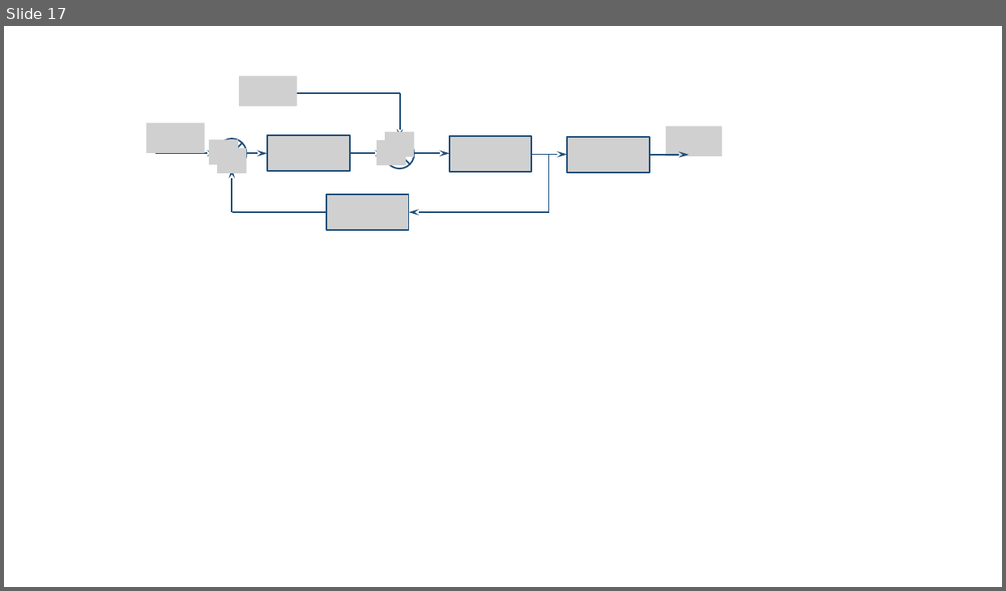
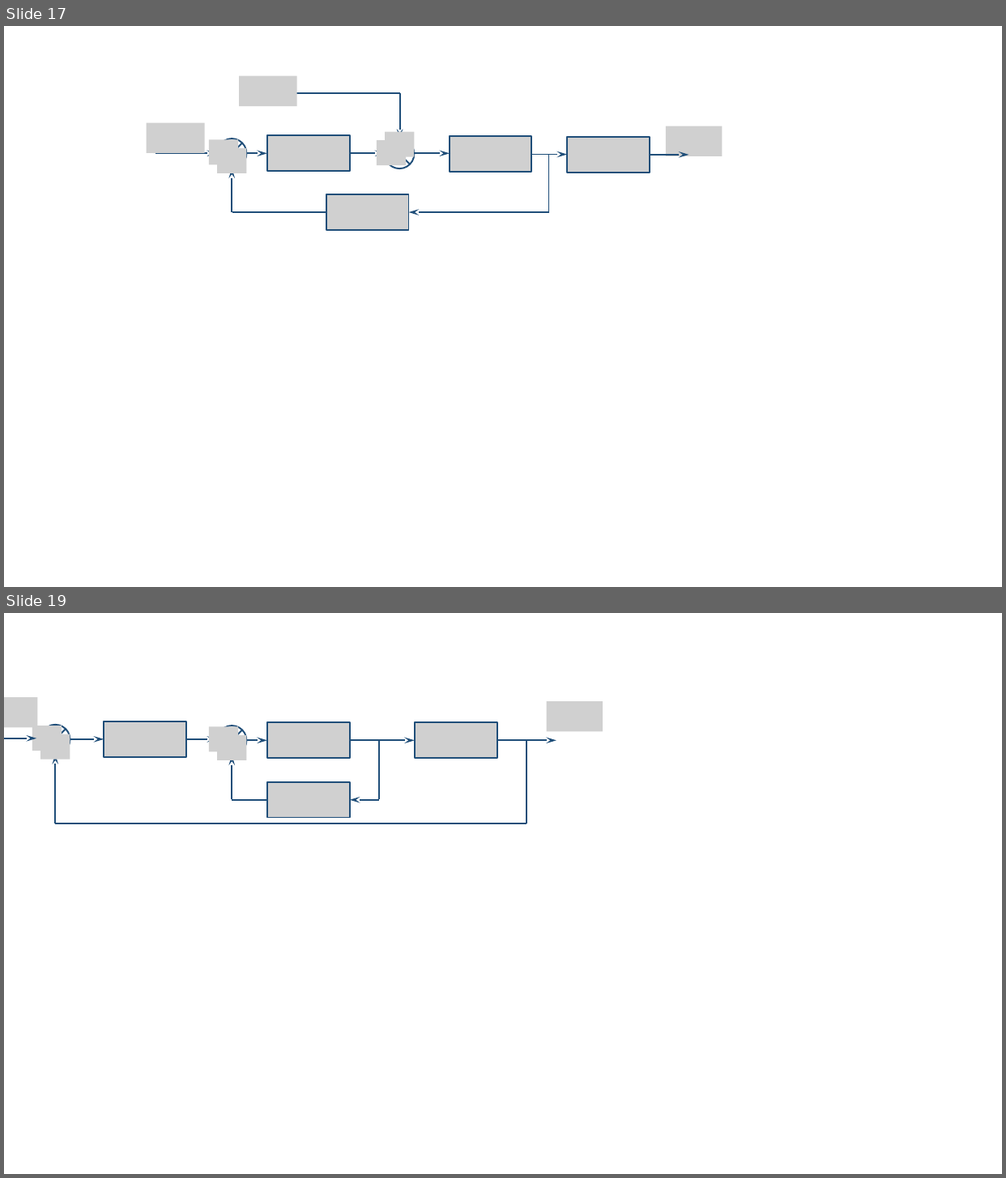
Before and after one commit to xpessoles/ExercicesCompetences, a slide deck: xx_Figures/Figures_SLCI.pptx. Shown one above the other, each under a label of ours: slide 17 before the commit, slides 17 and 19 after it; the slides between them are not shown. The pictures are 1006x591 and 1006x1178 pixels, drawn with LibreOffice and Linux fonts; fonts in the diff are those of the drawing; grey boxes stand for pictures. Boxes give left, top, right and bottom in pixels: in the first picture for what was removed or moved away, otherwise in the second. Text is boxed around its words. In the diff, an @@ line names an element or a change of style, - is before the commit and + after.

```diff
--- a/xx_Figures/Figures_SLCI.pptx
+++ b/xx_Figures/Figures_SLCI.pptx
@@ slide 19 added at bbox=[4, 613, 1002, 1174], background #FFFFFF @@
@@ picture added at bbox=[4, 697, 38, 727] @@
@@ picture added at bbox=[547, 701, 603, 731] @@
@@ picture added at bbox=[32, 726, 62, 752] @@
@@ flow chart summing junction added at bbox=[40, 725, 70, 754], outline #1F4E79 1.5 pt @@
@@ picture added at bbox=[104, 722, 186, 756] @@
@@ picture added at bbox=[209, 726, 238, 752] @@
@@ flow chart summing junction added at bbox=[217, 726, 246, 756], outline #1F4E79 1.5 pt @@
@@ picture added at bbox=[267, 723, 350, 758] @@
@@ picture added at bbox=[415, 723, 497, 758] @@
@@ arrow added from (4, 739) to (36, 739), #1F4E79 1.5 pt @@
@@ picture added at bbox=[40, 735, 70, 760] @@
@@ arrow added from (56, 824) to (56, 755), #1F4E79 1.5 pt @@
@@ arrow added from (70, 739) to (104, 739), #1F4E79 1.5 pt @@
@@ arrow added from (187, 739) to (217, 739), #1F4E79 1.5 pt @@
@@ picture added at bbox=[217, 735, 246, 760] @@
@@ arrow added from (232, 799) to (232, 756), #1F4E79 1.5 pt @@
@@ arrow added from (246, 740) to (267, 740), #1F4E79 1.5 pt @@
@@ arrow added from (350, 740) to (415, 740), #1F4E79 1.5 pt @@
@@ line added from (379, 739) to (379, 799), #1F4E79 1.5 pt @@
@@ arrow added from (497, 740) to (556, 740), #1F4E79 1.5 pt @@
@@ line added from (526, 740) to (526, 824), #1F4E79 1.5 pt @@
@@ picture added at bbox=[267, 782, 350, 817] @@
@@ line added from (267, 800) to (232, 800), #1F4E79 1.5 pt @@
@@ arrow added from (379, 800) to (350, 800), #1F4E79 1.5 pt @@
@@ line added from (526, 824) to (56, 824), #1F4E79 1.5 pt @@
```
Also in this commit, not shown: 6 other slides added, 1 slide removed, 1 other file.
